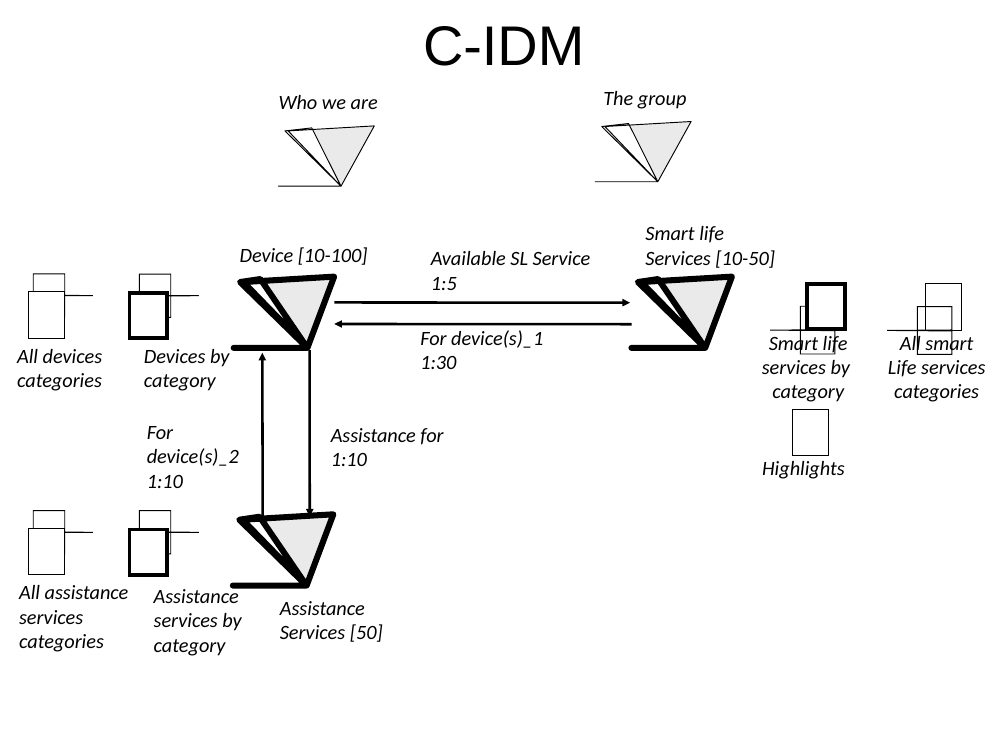
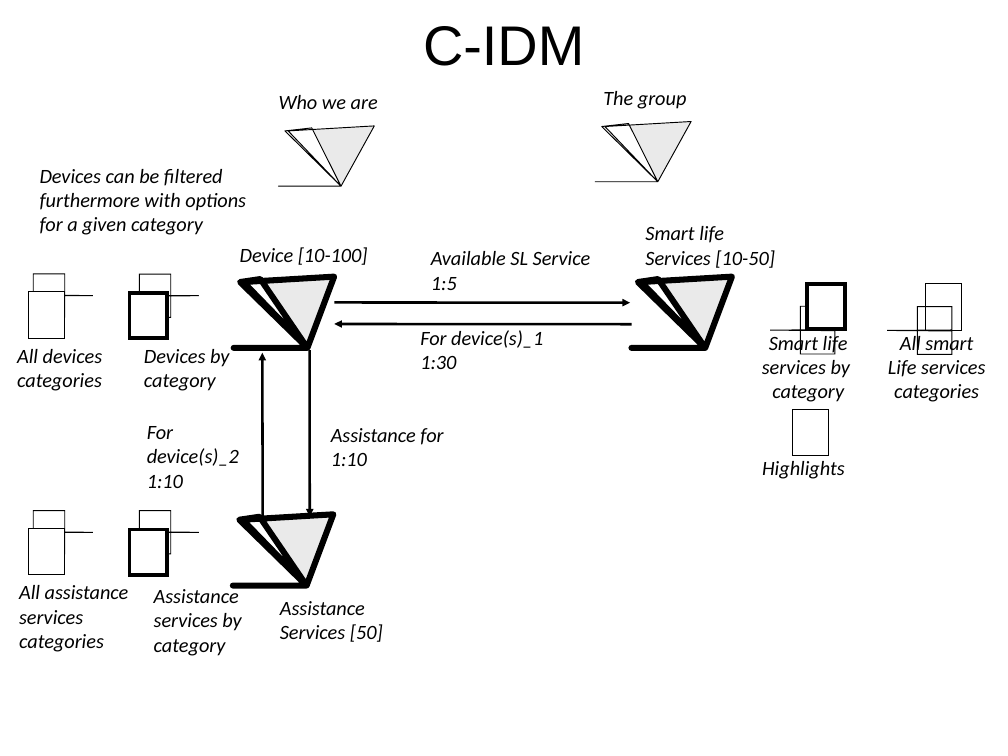
Before and after one commit to hypermedia2016/design, a slide deck: slide 2 of Cardinale, Pea-P1-03-05-2016.ppt. Drawn at 1008x756 pixels with LibreOffice and Linux fonts; fonts in the diff are those of the drawing. Boxes give left, top, right and bottom in pixels: in the first picture for what was removed or moved away, otherwise in the second. Text is boxed around its words. In the diff, an @@ line names an element or a change of style, - is before the commit and + after.

```diff
--- a/Cardinale, Pea-P1-03-05-2016.ppt
+++ b/Cardinale, Pea-P1-03-05-2016.ppt
@@ text added at (x1=40, y1=169, x2=246, y2=235), 16 pt, text #000000, italic @@
+Devices can be filtered
+furthermore with options
+for a given category
```
Also in this commit, not shown: 1 slide added.
